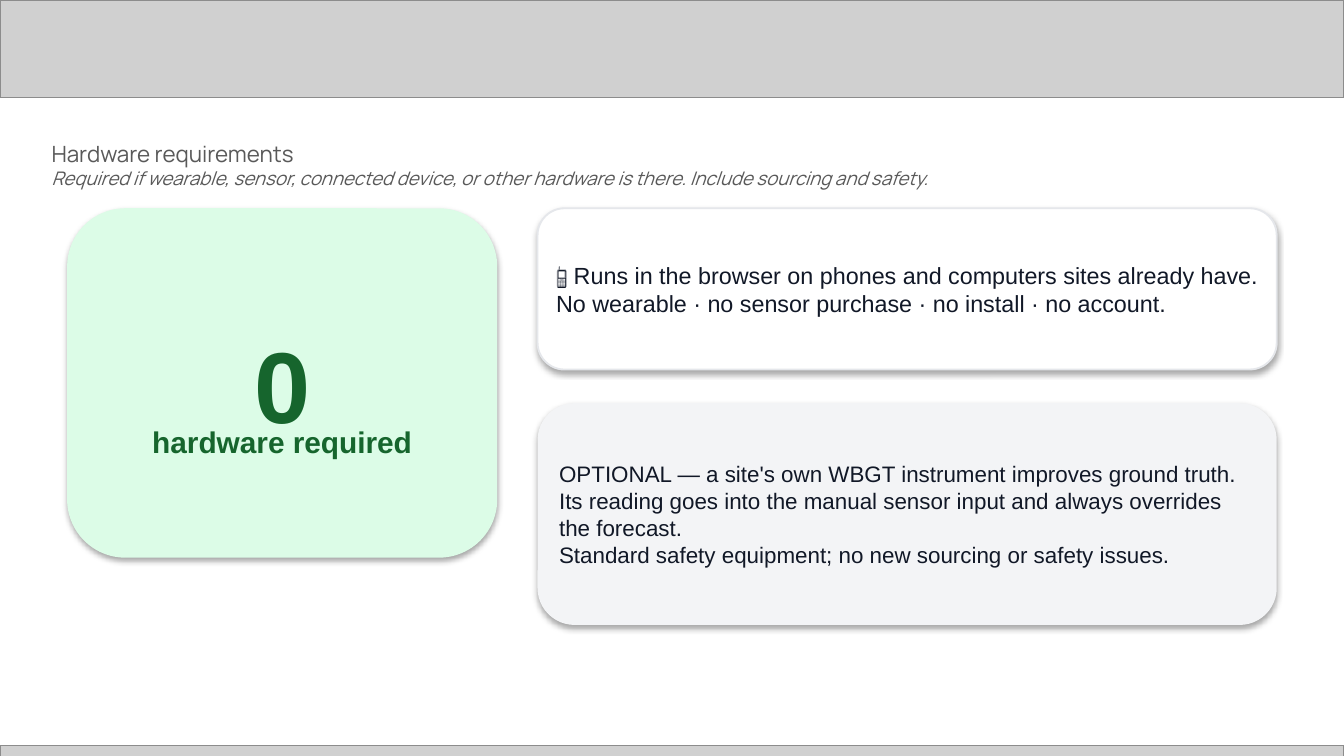
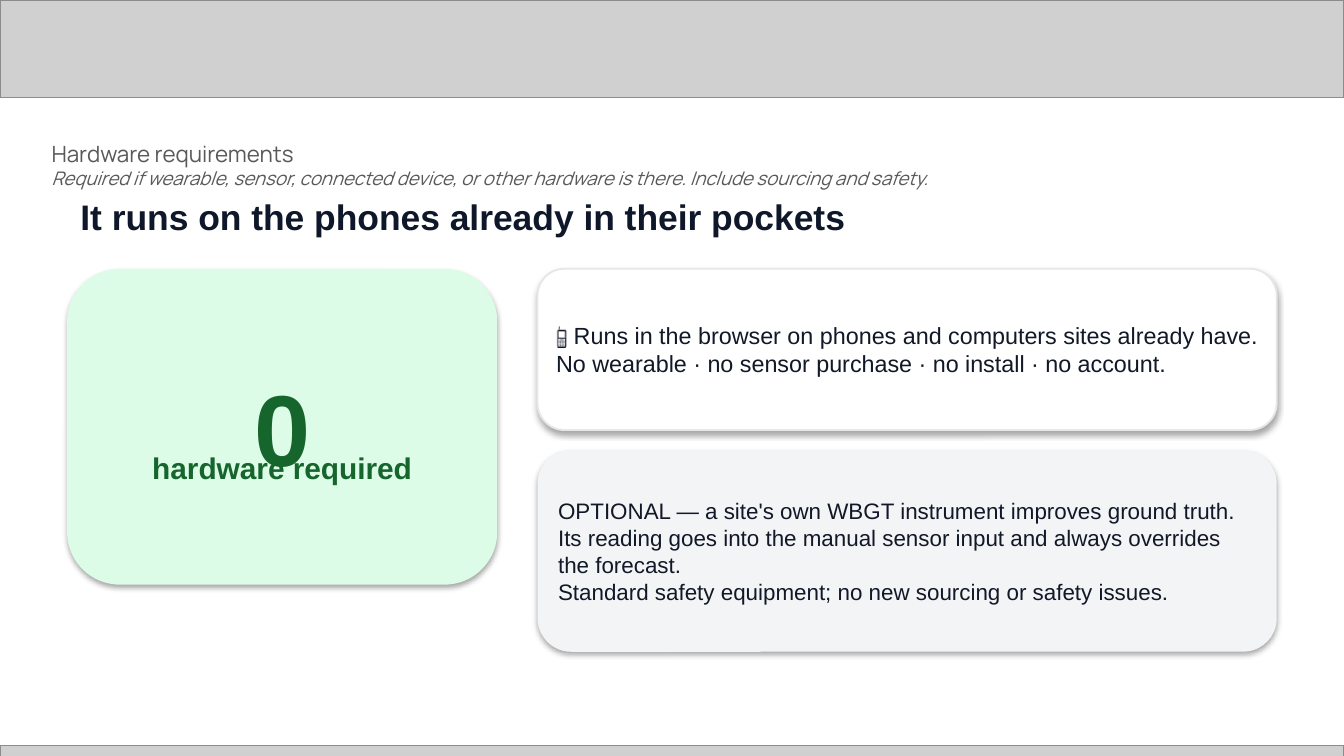
Before and after one commit to syaikhipin/heatshield, a slide deck: slide 10 of deck/heatshield-template-deck.pptx. Drawn at 1344x756 pixels with LibreOffice and Linux fonts; fonts in the diff are those of the drawing; grey boxes stand for pictures. Boxes give left, top, right and bottom in pixels: in the first picture for what was removed or moved away, otherwise in the second. Text is boxed around its words. In the diff, an @@ line names an element or a change of style, - is before the commit and + after.

```diff
--- a/deck/heatshield-template-deck.pptx
+++ b/deck/heatshield-template-deck.pptx
@@ text added at (80,204,845,237), 19 pt, text #0F172A, bold @@
+It runs on the phones already in their pockets
@@ rounded rectangle "0": place and size @@
-rounded rectangle "0" at (67,208,497,558)
+rounded rectangle "0" at (67,269,497,585)
@@ rounded rectangle "📱 Runs in the browser ...": place and size @@
-rounded rectangle "📱 Runs in the browser ..." at (538,208,1277,370)
+rounded rectangle "📱 Runs in the browser ..." at (538,269,1277,430)
@@ text "hardware required": place and size @@
-text "hardware required" at (152,431,412,458)
+text "hardware required" at (152,456,412,485)
@@ rounded rectangle "OPTIONAL — a site's own ...": place and size @@
-rounded rectangle "OPTIONAL — a site's own ..." at (538,403,1277,625)
+rounded rectangle "OPTIONAL — a site's own ..." at (538,450,1277,652)
```
Also in this commit, not shown: 14 other slides changed, 2 other files.
